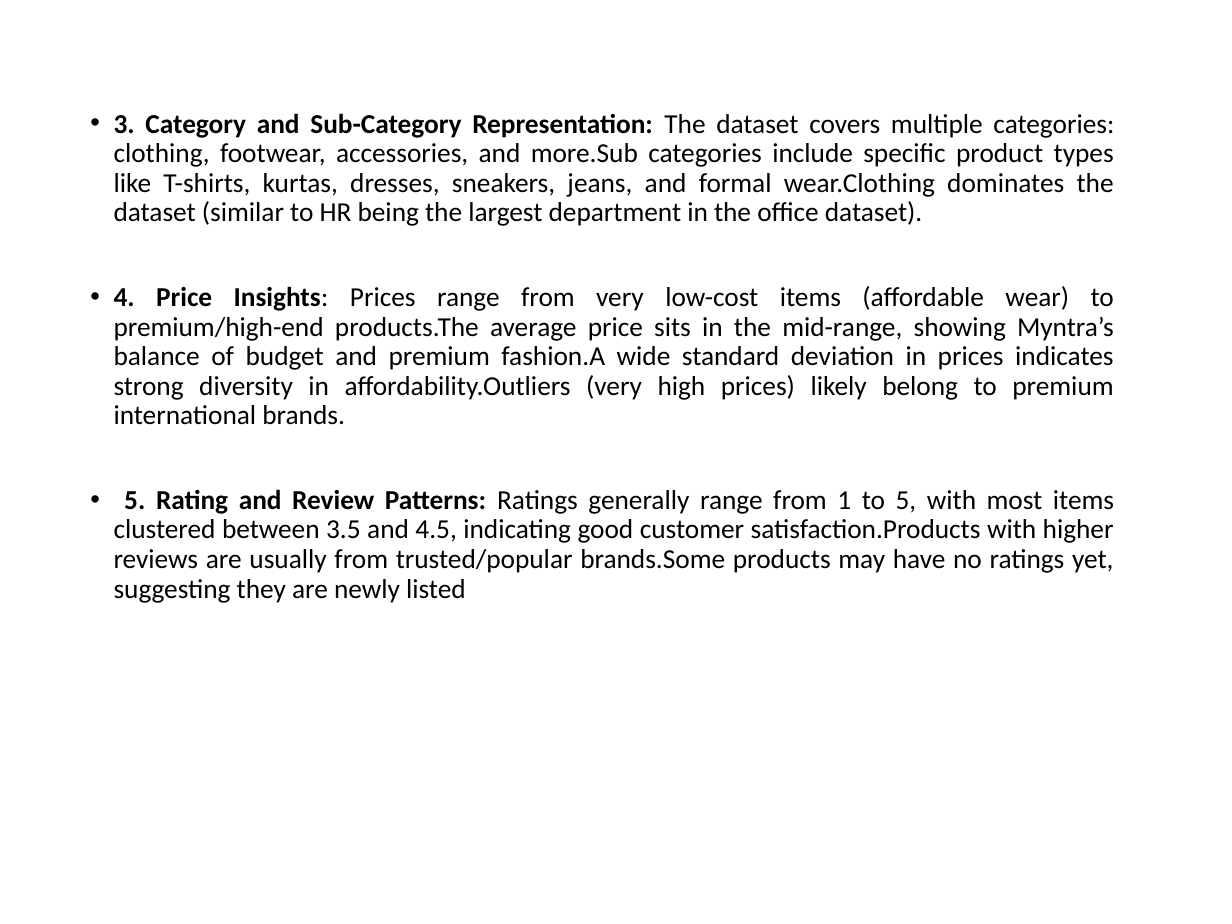
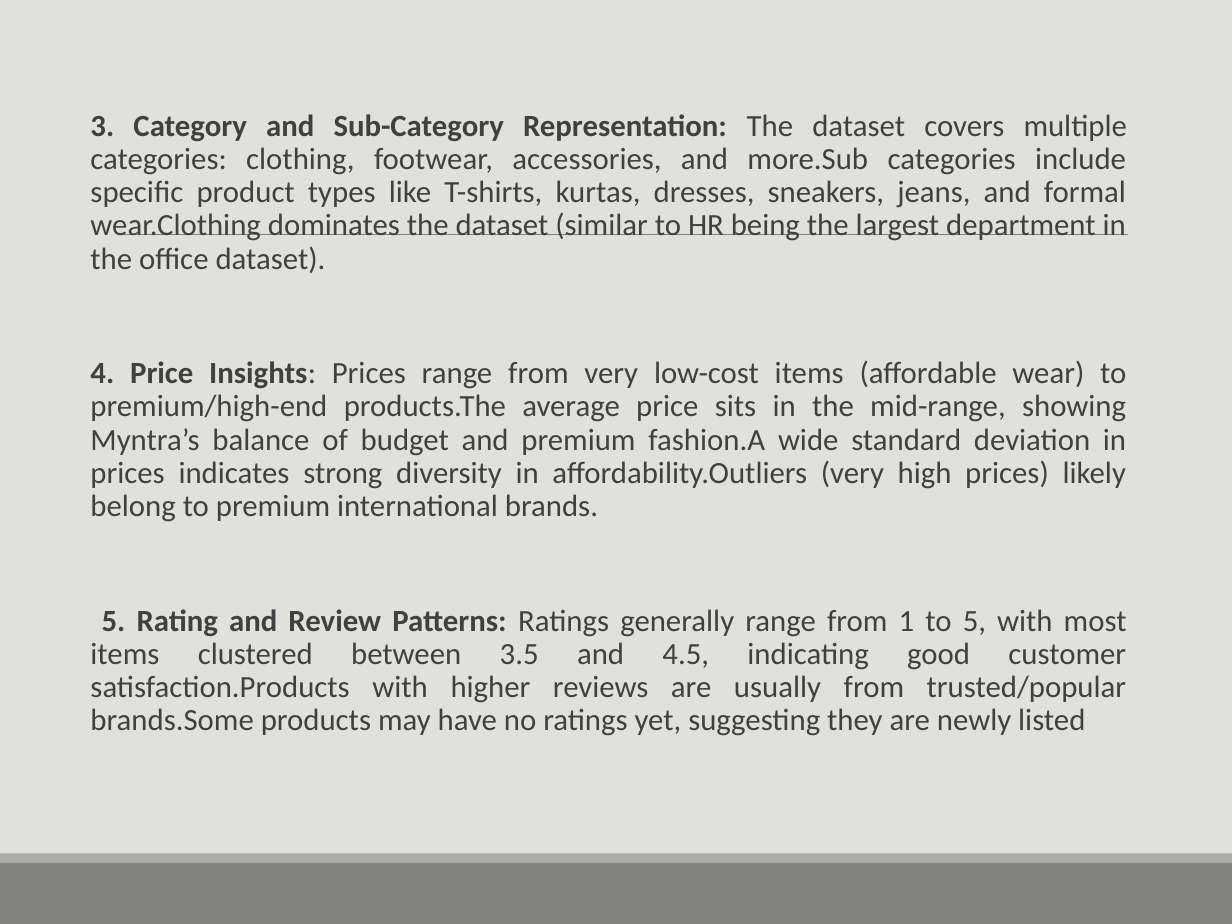
Before and after one commit to srinija1111/BigDataAnalytics, a slide deck: slide 3 of 7. Myntra Sales Analysis(Mini Project)/myntra sales ppt.pptx (slide 4 before the commit). Drawn at 1232x924 pixels with LibreOffice and Linux fonts; fonts in the diff are those of the drawing. Boxes give left, top, right and bottom in pixels: in the first picture for what was removed or moved away, otherwise in the second. Text is boxed around its words. In the diff, an @@ line names an element or a change of style, - is before the commit and + after.

```diff
--- a/7. Myntra Sales Analysis(Mini Project)/myntra sales ppt.pptx
+++ b/7. Myntra Sales Analysis(Mini Project)/myntra sales ppt.pptx
@@ background #FFFFFF to #E1E1DB @@
@@ text "3. Category and Sub-Category Representation: ..." at (90,114,1127,736): size 16 to 18 pt, text colour #000000 to #404040; bullet • to  ; more space between paragraphs @@
@@ line added from (121, 234) to (1127, 234), #808080 0.5 pt @@
@@ rectangle added at (0,862,1232,924), fill #82847C @@
@@ rectangle added at (0,854,1232,862), fill #ACADA8 @@
```
Also in this commit, not shown: 10 other slides changed, 2 slides removed.
